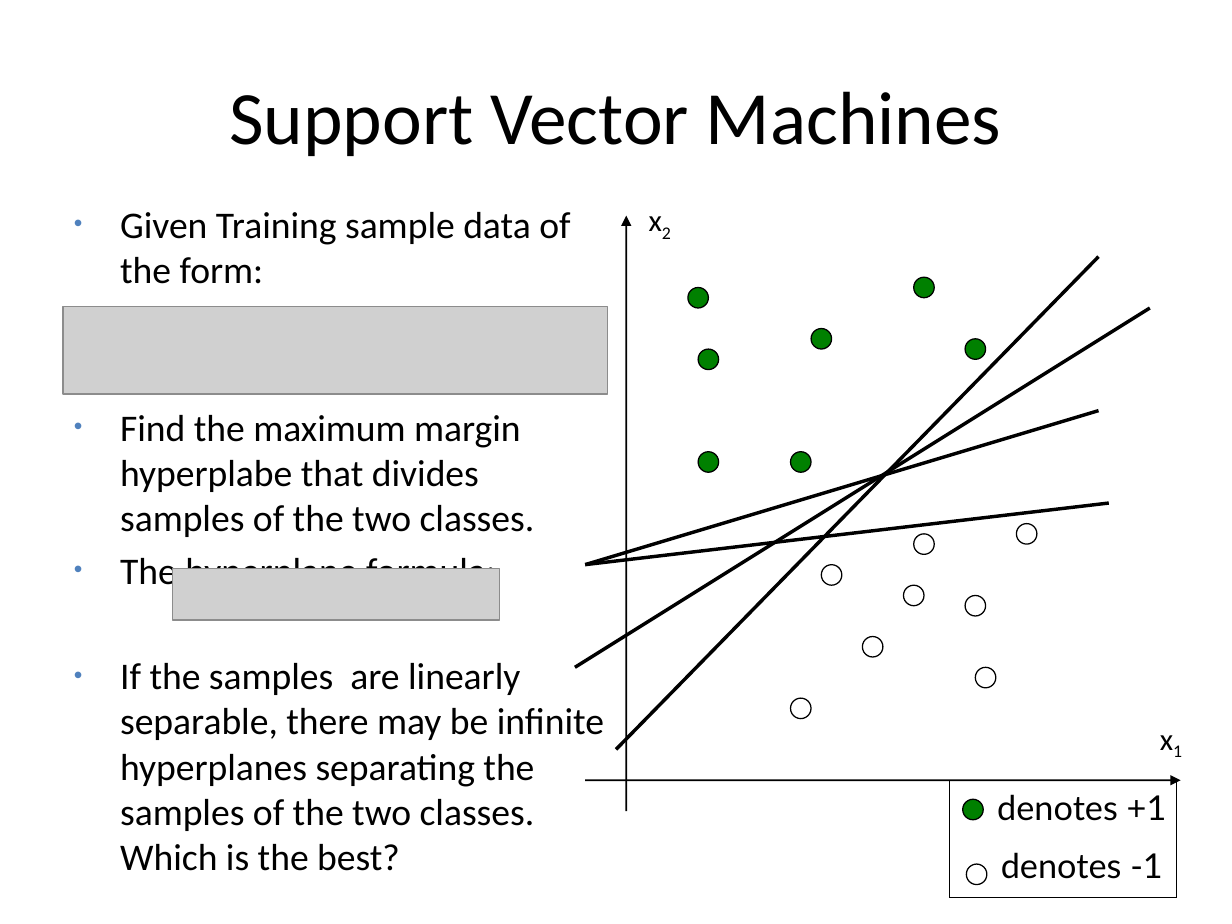
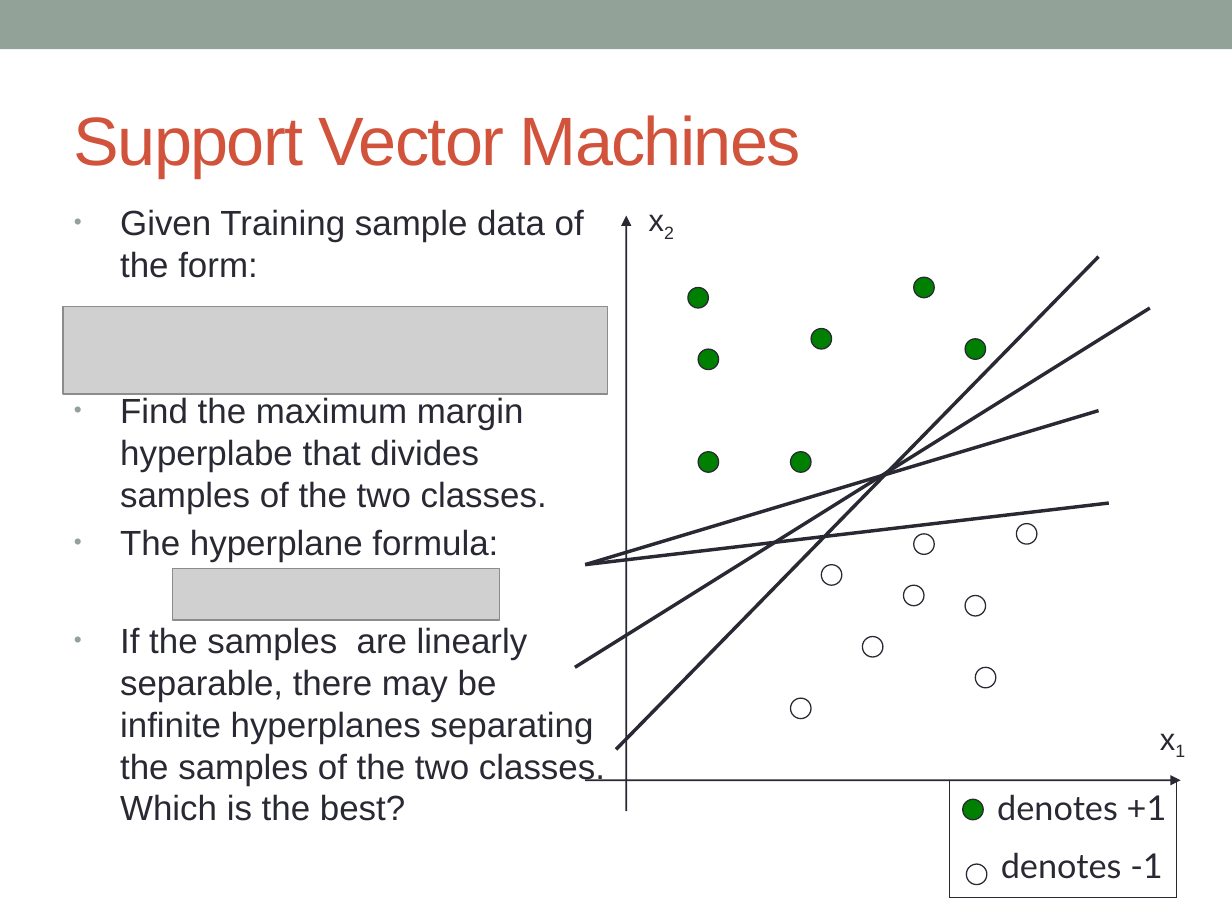
Before and after one commit to kourgeorge/arabic-icr, a slide deck: slide 6 of Thesis/Just In Time Arabic Handwriting Recognition.pptx (slide 5 before the commit). Drawn at 1232x924 pixels with LibreOffice and Linux fonts; fonts in the diff are those of the drawing; grey boxes stand for pictures. Boxes give left, top, right and bottom in pixels: in the first picture for what was removed or moved away, otherwise in the second. Text is boxed around its words. In the diff, an @@ line names an element or a change of style, - is before the commit and + after.

```diff
--- a/Thesis/Just In Time Arabic Handwriting Recognition.pptx
+++ b/Thesis/Just In Time Arabic Handwriting Recognition.pptx
@@ rectangle added at (0,0,1232,49), fill #93A299 @@
@@ title "Support Vector Machines": place and size @@
-title "Support Vector Machines" at (229,91,1001,156)
+title "Support Vector Machines" at (74,115,801,178)
@@ title "Support Vector Machines" at (74,115,801,178): size 44 to 40 pt, font Calibri to Arial, text colour #000000 to #D2533C, letter spacing 0 to -1 pt; alignment centre to left @@
@@ text "Given Training sample data of ..." at (120,209,605,821): size 22 to 20.4 pt, font Calibri to Arial, text colour #000000 to #292934; bullet colour #4F81BD to #93A299 @@
@@ text "x2" at (637,195,689,244): font Calibri to Arial, text colour #000000 to #292934 @@
@@ arrow (626, 811) - (626, 216): stroke #000000 1 pt to #292934 1 pt @@
@@ line (616, 749) - (1099, 256): stroke #000000 2 pt to #292934 2 pt @@
@@ line (575, 668) - (1149, 308): stroke #000000 2 pt to #292934 2 pt @@
@@ outline #000000 0.75 pt to #292934 0.75 pt in 18 elements at (966,864,987,885), (962,800,983,821), (950,780,1177,897), (822,564,843,585), (914,533,935,554), (903,585,924,606), (965,595,986,616), (1016,524,1037,545), (862,637,883,658), (791,699,812,719), (976,668,997,689), (687,287,708,308), (699,349,719,370), (811,329,832,350), (699,452,719,473), (791,452,812,473), (914,277,935,298), (965,339,986,360) @@
@@ line (585, 564) - (1099, 410): stroke #000000 2 pt to #292934 2 pt @@
@@ line (585, 564) - (1109, 503): stroke #000000 2 pt to #292934 2 pt @@
@@ text "x1" at (1148,713,1200,763): font Calibri to Arial, text colour #000000 to #292934 @@
@@ arrow (585, 780) - (1180, 780): stroke #000000 1 pt to #292934 1 pt @@
@@ text "denotes +1" at (997,794,1167,879): text colour #000000 to #292934 @@
```
Also in this commit, not shown: 17 other slides changed, 7 slides added, 2 slides removed, 4 other files.
